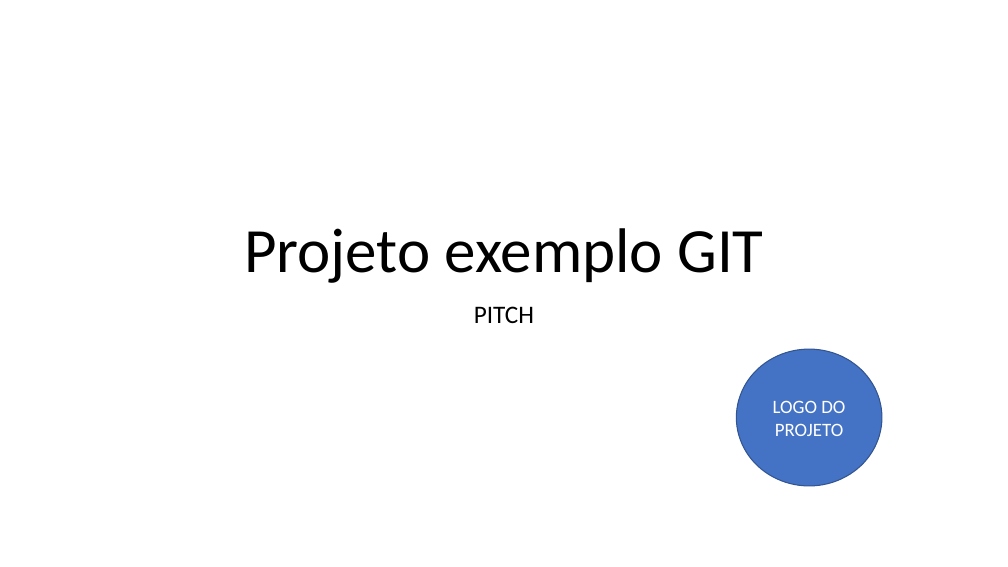
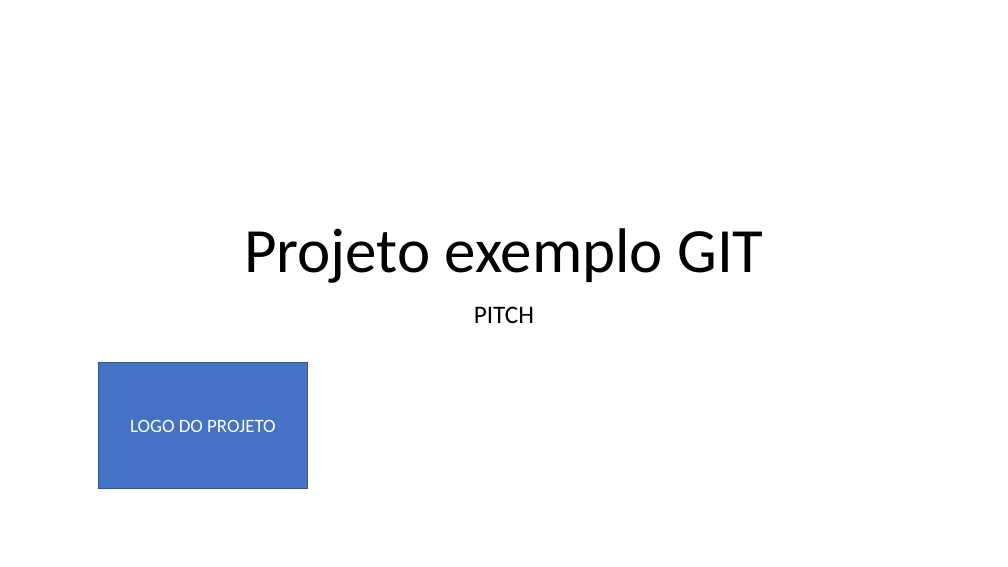
Before and after one commit to GustavoCatelan/2TDSPJ-2024-ExemploGit, a slide deck: slide 1 of PastaDocumentos/PITCH.pptx. Drawn at 1008x567 pixels with LibreOffice and Linux fonts; fonts in the diff are those of the drawing. Boxes give left, top, right and bottom in pixels: in the first picture for what was removed or moved away, otherwise in the second. Text is boxed around its words. In the diff, an @@ line names an element or a change of style, - is before the commit and + after.

Commit message:
Correção do PITCH versão final - ajuste do LOGO

```diff
--- a/PastaDocumentos/PITCH.pptx
+++ b/PastaDocumentos/PITCH.pptx
@@ rectangle "LOGO DO PROJETO": place and size @@
-rectangle "LOGO DO PROJETO" at (737, 349, 882, 486)
+rectangle "LOGO DO PROJETO" at (99, 362, 307, 488)
@@ rectangle "LOGO DO PROJETO" at (99, 362, 307, 488): ellipse to rectangle @@
```
